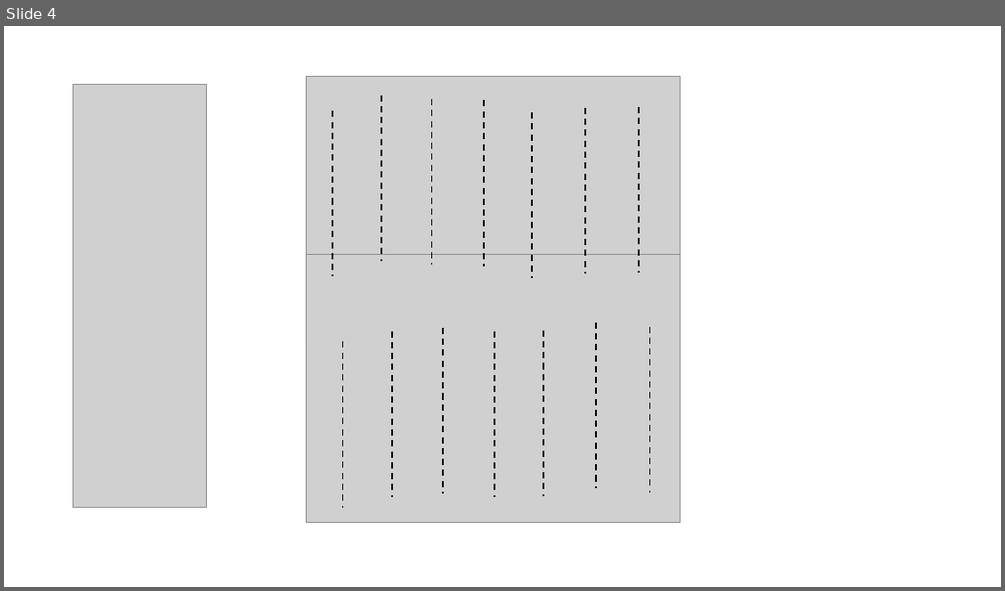
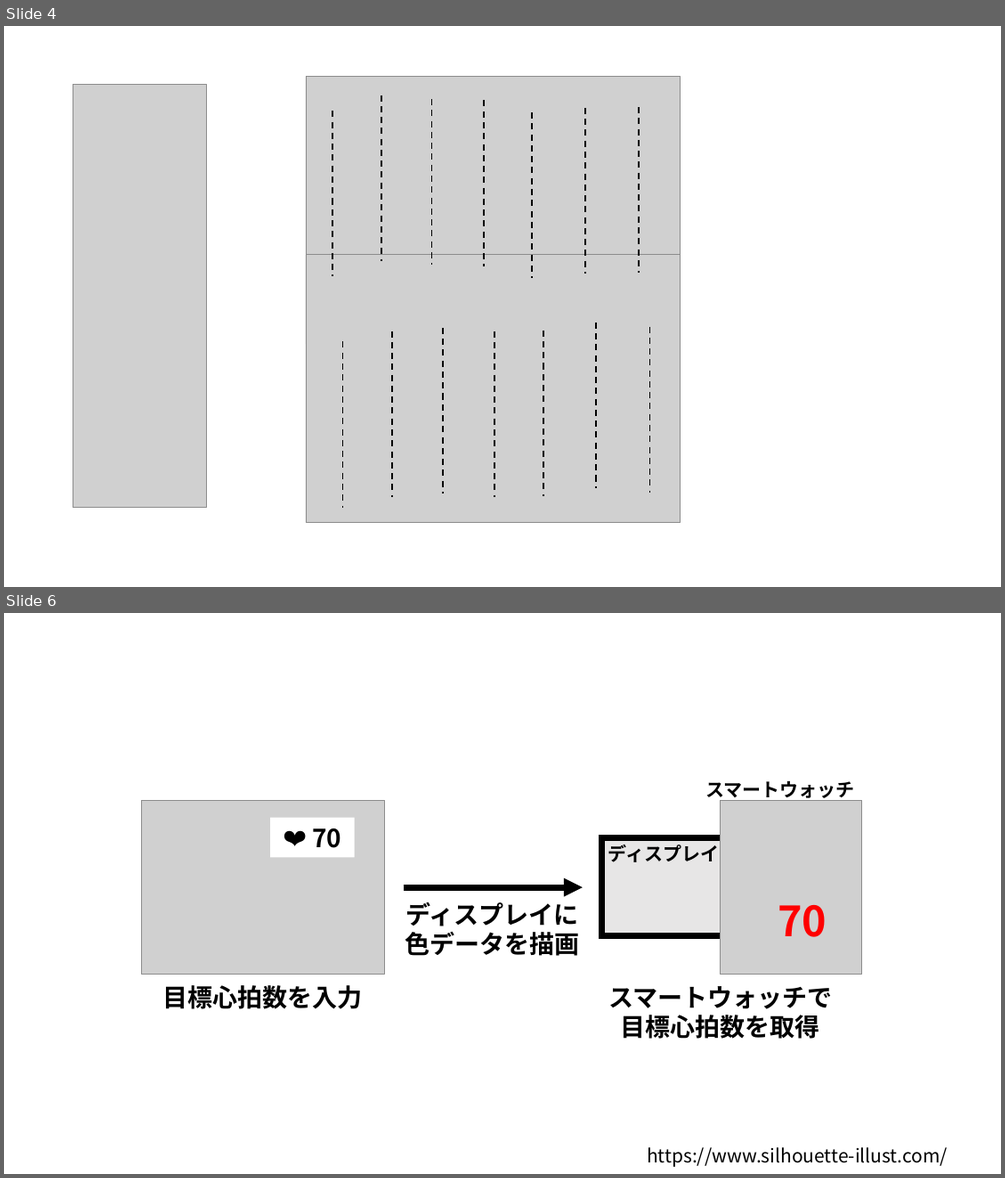
Before and after one commit to a2h1r0/lab, a slide deck: paper/pulse/figures/figures.pptx. Shown one above the other, each under a label of ours: slide 4 before the commit, slides 4 and 6 after it; the slides between them are not shown. The pictures are 1005x591 and 1005x1178 pixels, drawn with LibreOffice and Linux fonts; fonts in the diff are those of the drawing; grey boxes stand for pictures. Boxes give left, top, right and bottom in pixels: in the first picture for what was removed or moved away, otherwise in the second. Text is boxed around its words. In the diff, an @@ line names an element or a change of style, - is before the commit and + after.

```diff
--- a/paper/pulse/figures/figures.pptx
+++ b/paper/pulse/figures/figures.pptx
@@ slide 6 added at (4,613,1001,1174), background #FFFFFF @@
@@ group added at (142,781,863,1038): 6 texts, 2 pictures, 2 rectangles, 1 arrow @@
+❤ 70
+目標心拍数を入力
+ディスプレイに
+色データを描画
+70
+ディスプレイ
+スマートウォッチ
+スマートウォッチで目標心拍数を取得
@@ text added at (647,1147,947,1167), 18 pt, text #000000 @@
+https://www.silhouette-illust.com/
```
Also in this commit, not shown: 1 slide changed, 4 other files.
